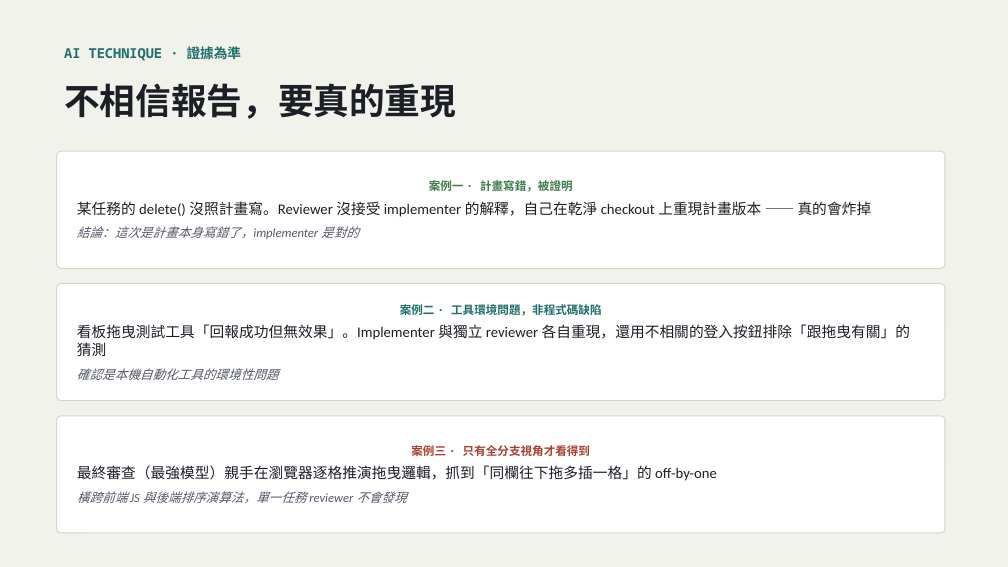
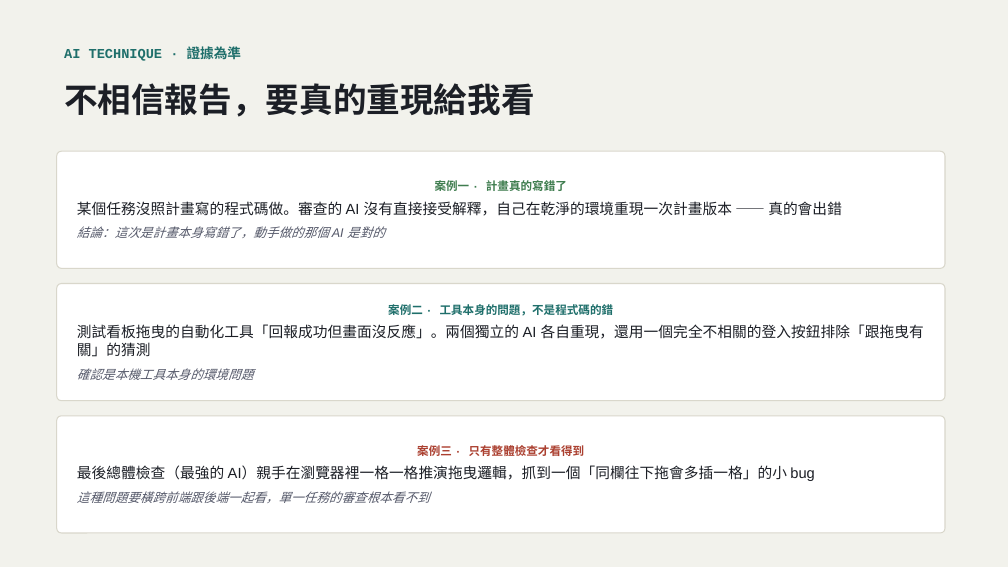
Before and after one commit to LinGaOscar/Spring-MissionBoard, a slide deck: slide 19 of docs/從HTML到SaaS_AI開發技巧回顧.pptx (slide 14 before the commit). Drawn at 1008x567 pixels with LibreOffice and Linux fonts; fonts in the diff are those of the drawing. Boxes give left, top, right and bottom in pixels: in the first picture for what was removed or moved away, otherwise in the second. Text is boxed around its words. In the diff, an @@ line names an element or a change of style, - is before the commit and + after.

Commit message:
fix: 簡報字型改用跨平台通用字型，避免手機版顯示跑版
Avenir Next／Menlo 僅 Mac 內建，手機 App 上被替換字型後文字方塊溢出、跟其他元素重疊。改用 Georgia／Arial／Courier New，並讓所有文字框內容過長時自動縮小字級而非溢出。

```diff
--- a/docs/從HTML到SaaS_AI開發技巧回顧.pptx
+++ b/docs/從HTML到SaaS_AI開發技巧回顧.pptx
@@ text "AI TECHNIQUE · 證據為準" at [64,45,241,63]: font Noto Sans Mono to Courier New @@
@@ text at [64,83,535,117]: text changed; size 34 to 32 pt @@
-不相信報告，要真的重現
+不相信報告，要真的重現給我看
@@ text in rounded rectangle at [77,180,842,238]: text changed; font Calibri to Arial @@
-案例一 · 計畫寫錯，被證明
-某任務的 delete() 沒照計畫寫。Reviewer 沒接受 implementer 的解釋，自己在乾淨 checkout 上重現計畫版本 —— 真的會炸掉
-結論：這次是計畫本身寫錯了，implementer 是對的
+案例一 · 計畫真的寫錯了
+某個任務沒照計畫寫的程式碼做。審查的 AI 沒有直接接受解釋，自己在乾淨的環境重現一次計畫版本 —— 真的會出錯
+結論：這次是計畫本身寫錯了，動手做的那個 AI 是對的
@@ text in rounded rectangle at [77,304,924,380]: text changed; font Calibri to Arial @@
-案例二 · 工具環境問題，非程式碼缺陷
-看板拖曳測試工具「回報成功但無效果」。Implementer 與獨立 reviewer 各自重現，還用不相關的登入按鈕排除「跟拖曳有關」的猜測
-確認是本機自動化工具的環境性問題
+案例二 · 工具本身的問題，不是程式碼的錯
+測試看板拖曳的自動化工具「回報成功但畫面沒反應」。兩個獨立的 AI 各自重現，還用一個完全不相關的登入按鈕排除「跟拖曳有關」的猜測
+確認是本機工具本身的環境問題
@@ text in rounded rectangle at [77,445,815,503]: text changed; font Calibri to Arial @@
-案例三 · 只有全分支視角才看得到
-最終審查（最強模型）親手在瀏覽器逐格推演拖曳邏輯，抓到「同欄往下拖多插一格」的 off-by-one
-橫跨前端 JS 與後端排序演算法，單一任務 reviewer 不會發現
+案例三 · 只有整體檢查才看得到
+最後總體檢查（最強的 AI）親手在瀏覽器裡一格一格推演拖曳邏輯，抓到一個「同欄往下拖會多插一格」的小 bug
+這種問題要橫跨前端跟後端一起看，單一任務的審查根本看不到
```
Also in this commit, not shown: 17 other slides changed, 10 slides added.
